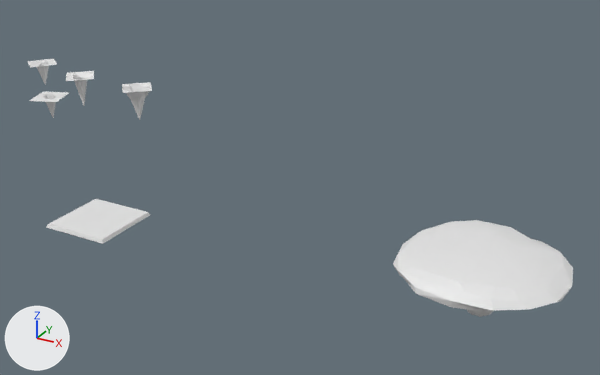
One commit to the Blender file models/Dania/мише.blend: the scene before it, then after it.
Both versions are drawn from a 50 mm camera at (41.5, -43.3, 29.7) aimed at (16.5, 2.2, 7.0). Lighting does not change. The marker at lower left points along +X, +Y and +Z.

Script lines for the objects in view, before the commit:
```python
me_икосфера = bpy.data.meshes.new('Икосфера')
me_икосфера.from_pydata(...)  # 174 vertices, 311 faces; spans x -1.27..1.27, y -1.25..1.15, z -0.79..0.33
me_куб_001 = bpy.data.meshes.new('Куб.001')
me_куб_001.from_pydata(...)  # 42 vertices, 40 faces; spans x -0.93..0.93, y -0.93..0.93, z 5.13..7.13
me_плоскость_002 = bpy.data.meshes.new('Плоскость.002')
me_плоскость_002.from_pydata(...)  # 25 vertices, 16 faces; spans x -1.0..1.0, y -1.0..1.0, z 0.0..2.49
me_плоскость_005 = bpy.data.meshes.new('Плоскость.005')
me_плоскость_005.from_pydata(...)  # 25 vertices, 32 faces; spans x -1.69..-0.19, y -0.56..0.93, z -0.02..2.44
ob_икосфера = bpy.data.objects.new('Икосфера', me_икосфера)
ob_икосфера.location = (30.29, -0.57, 5.72)
ob_икосфера.scale = (4.0, 4.0, 4.0)
ob_куб_001 = bpy.data.objects.new('Куб.001', me_куб_001)
ob_куб_001.location = (0.0, 0.0, 0.0)
ob_куб_001.scale = (3.0, 3.0, 0.25)
ob_плоскость_001 = bpy.data.objects.new('Плоскость.001', me_плоскость_002)
ob_плоскость_001.location = (4.36, 0.54, 12.71)
ob_плоскость_001.rotation_euler = (3.16, -0.00677, 0.721)  # degrees (181, -0.4, 41)
ob_плоскость_004 = bpy.data.objects.new('Плоскость.004', me_плоскость_005)
ob_плоскость_004.location = (28.27, 3.11, 5.11)
ob_плоскость_004.rotation_euler = (3.178, -0.0139, 2.334)  # degrees (182, -0.8, 134)
ob_плоскость_004.scale = (0.749, 0.749, 0.749)
```
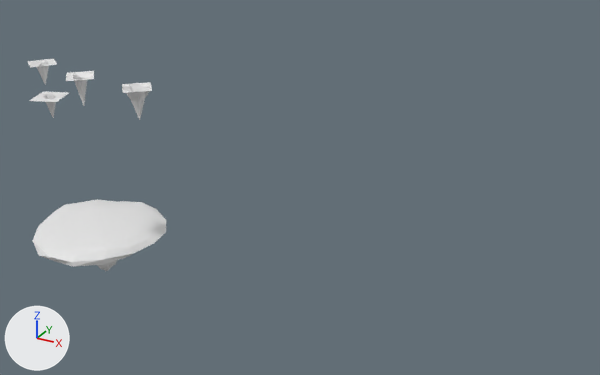
Pixel boxes [x1, y1, x2, y2] of what changed, in the pictures (600 x 375 px):
'Икосфера', deleted
    before: [393, 220, 573, 317]
'Плоскость.004', reshaped, moved, turned (not visible before)
    after: [32, 199, 166, 271]
'Куб.001', deleted
    before: [46, 199, 150, 244]

The change in detail:
me_плоскость_005 is used by ob_плоскость_004; location (28.27, 3.11, 5.11); rotation (3.178, -0.0139, 2.334), in degrees (182, -0.8, 134); scale (0.749, 0.749, 0.749).
me_плоскость_005 had 25 vertices, 32 faces and spanned x -1.69..-0.19, y -0.56..0.93, z -0.02..2.44.
me_плоскость_005 now has 174 vertices, 325 faces and spans x -7.09..6.59, y -7.23..6.79, z -2.37..3.84.
me_плоскость_005 part 1: the whole mesh is rebuilt.
Object 'Плоскость.004' (ob_плоскость_004) moves from (28.27, 3.11, 5.11) to (0.0, 0.0, 0.0).
Object 'Плоскость.004' (ob_плоскость_004) turns from (182, -0.8, 134) to (0, 180, 0) degrees about x, y and z.
Object 'Икосфера' (ob_икосфера) is deleted.
Object 'Куб.001' (ob_куб_001) is deleted.
